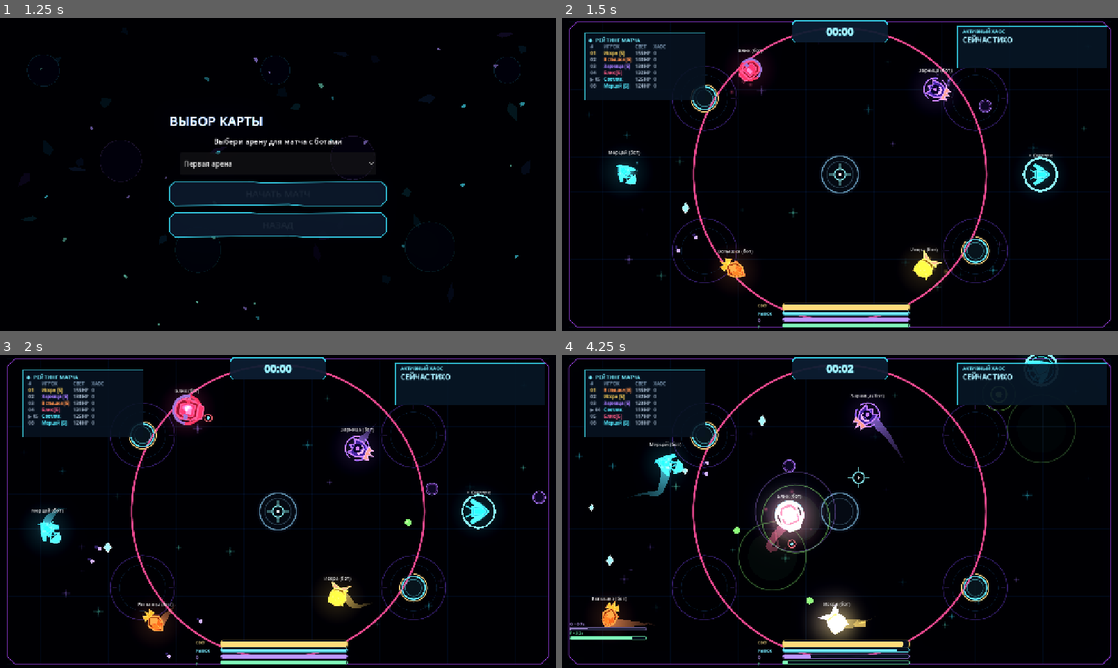
Above: before the commit, frames 1-4 (two rows, left to right).
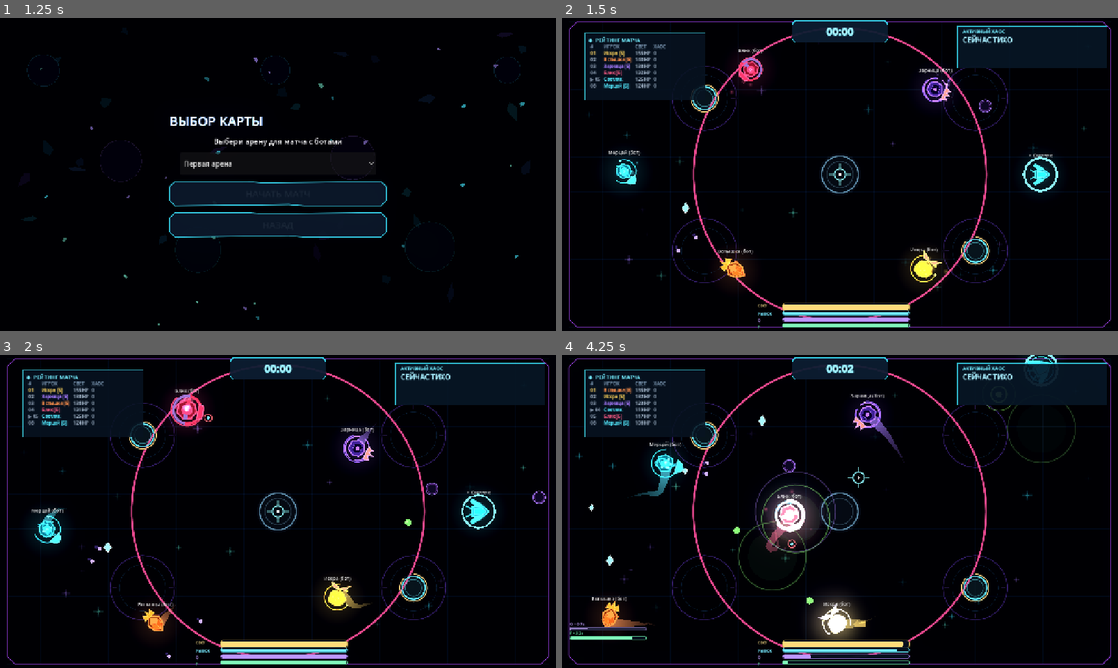
Above: after the commit, the same moments.

Repository: DvoreZZKy/svetobalamut
Game: Godot game, scene res://scenes/menu.tscn
Two runs of this game, one before a commit and one after it. Both use one fixed random seed, a clock stepped at 60 frames per second and the inputs below.
Inputs (mouse positions are in pixels of both pictures, inside the frame that each line leads up to):
- Up to frame 1 (1.25 s): click "Играть одному (с ботами)" at 0.5 s
- Up to frame 2 (1.5 s): click "НАЧАТЬ МАТЧ" at 1.25 s
- Up to frame 3 (2 s): no input
- Up to frame 4 (4.25 s): tap Enter (restart) at 2 s; move the mouse to (867, 511) at 2.02 s; hold W (up) from 2.03 s (still down); tap Q (ability) at 2.1 s; click (867, 511) at 2.17 s; move the mouse to (812, 511) at 2.77 s; tap Space (dash) at 2.85 s; move the mouse to (851, 505) at 3.52 s; tap F (extra_ability) at 3.6 s

Frame 1 is identical in both runs. In frame 2, 0.4% of the frame differs, in the area x 9-70%, y 12-85%; in frame 3, 0.6%, in the area x 6-67%, y 13-82%; in frame 4, 0.6%.

Commit message:
Remove overlapping legacy silhouettes and animate class cores

Diff:
--- a/scripts/vector_actor.gd
+++ b/scripts/vector_actor.gd
@@ -5,12 +5,18 @@
 var tint := Color("#54eaff")
 var outfit := 0
 var hat := 0
+var anim_time := 0.0
 
 func setup(p_kind: int, p_tint: Color, p_outfit: int, p_hat: int) -> void:
 	kind = maxi(0, p_kind)
 	tint = p_tint
 	outfit = posmod(p_outfit, 5)
 	hat = posmod(p_hat, 5)
+	queue_redraw()
+
+
+func _process(dt: float) -> void:
+	anim_time += dt
 	queue_redraw()
 
 
@@ -25,28 +31,39 @@
 func _draw() -> void:
 	var dark := tint.darkened(0.62)
 	var bright := tint.lightened(0.42)
-	match posmod(kind, 4):
-		0: # Светляк: крылья и короткое светящееся тело.
-			_shape([Vector2(-8,-4),Vector2(-23,-18),Vector2(-27,-14),Vector2(-17,5),Vector2(-7,8)], bright, bright, 2.5)
-			_shape([Vector2(8,-4),Vector2(23,-18),Vector2(27,-14),Vector2(17,5),Vector2(7,8)], bright, bright, 2.5)
-			_shape([Vector2(-10,-14),Vector2(10,-14),Vector2(13,8),Vector2(0,23),Vector2(-13,8)], dark, bright, 3.5)
-			_shape([Vector2(-7,-9),Vector2(7,-9),Vector2(8,8),Vector2(0,17),Vector2(-8,8)], tint, tint.lightened(0.7), 2.0)
-			draw_line(Vector2(-5,-14),Vector2(-12,-27),bright,3.0,true)
-			draw_line(Vector2(5,-14),Vector2(12,-27),bright,3.0,true)
-		1: # Капсула: широкий корпус и одно большое окно.
-			_shape([Vector2(-17,-22),Vector2(12,-22),Vector2(20,-12),Vector2(20,13),Vector2(10,24),Vector2(-10,24),Vector2(-20,13),Vector2(-20,-12)], dark, bright, 4.0)
-			_shape([Vector2(-12,-15),Vector2(12,-15),Vector2(14,3),Vector2(9,15),Vector2(-9,15),Vector2(-14,3)], tint, bright, 2.5)
-			_shape([Vector2(-8,-9),Vector2(8,-9),Vector2(8,1),Vector2(-8,1)], Color("#d9fbff"), Color("#d9fbff"), 1.0)
-		2: # Призрак: плавающий силуэт с гранёным низом.
-			_shape([Vector2(-19,17),Vector2(-20,-5),Vector2(-14,-20),Vector2(-7,-25),Vector2(7,-25),Vector2(14,-20),Vector2(20,-5),Vector2(19,17),Vector2(8,10),Vector2(0,20),Vector2(-8,10)], dark, bright, 3.5)
-			_shape([Vector2(-12,-10),Vector2(-5,-17),Vector2(5,-17),Vector2(12,-10),Vector2(10,1),Vector2(-10,1)], Color("#f5f1ff"), Color("#f5f1ff"), 1.0)
-			draw_line(Vector2(-7,7),Vector2(7,7),Color("#7557b9"),3.0,true)
-		3: # Кристалл: ромб с тремя крупными плоскостями.
-			_shape([Vector2(0,-28),Vector2(20,-9),Vector2(16,12),Vector2(0,28),Vector2(-16,12),Vector2(-20,-9)], dark, bright, 4.0)
-			_shape([Vector2(0,-21),Vector2(12,-8),Vector2(0,2),Vector2(-12,-8)], bright, bright, 1.0)
-			_shape([Vector2(-12,-5),Vector2(0,4),Vector2(0,21),Vector2(-13,10)], tint, bright, 1.5)
-			_shape([Vector2(12,-5),Vector2(13,10),Vector2(0,21),Vector2(0,4)], tint.darkened(0.2), bright, 1.5)
+	if kind < 4:
+		match posmod(kind, 4):
+			0: # Светляк: крылья и короткое светящееся тело.
+				_shape([Vector2(-8,-4),Vector2(-23,-18),Vector2(-27,-14),Vector2(-17,5),Vector2(-7,8)], bright, bright, 2.5)
+				_shape([Vector2(8,-4),Vector2(23,-18),Vector2(27,-14),Vector2(17,5),Vector2(7,8)], bright, bright, 2.5)
+				_shape([Vector2(-10,-14),Vector2(10,-14),Vector2(13,8),Vector2(0,23),Vector2(-13,8)], dark, bright, 3.5)
+				_shape([Vector2(-7,-9),Vector2(7,-9),Vector2(8,8),Vector2(0,17),Vector2(-8,8)], tint, tint.lightened(0.7), 2.0)
+				draw_line(Vector2(-5,-14),Vector2(-12,-27),bright,3.0,true)
+				draw_line(Vector2(5,-14),Vector2(12,-27),bright,3.0,true)
+			1: # Капсула: широкий корпус и одно большое окно.
+				_shape([Vector2(-17,-22),Vector2(12,-22),Vector2(20,-12),Vector2(20,13),Vector2(10,24),Vector2(-10,24),Vector2(-20,13),Vector2(-20,-12)], dark, bright, 4.0)
+				_shape([Vector2(-12,-15),Vector2(12,-15),Vector2(14,3),Vector2(9,15),Vector2(-9,15),Vector2(-14,3)], tint, bright, 2.5)
+				_shape([Vector2(-8,-9),Vector2(8,-9),Vector2(8,1),Vector2(-8,1)], Color("#d9fbff"), Color("#d9fbff"), 1.0)
+			2: # Призрак: плавающий силуэт с гранёным низом.
+				_shape([Vector2(-19,17),Vector2(-20,-5),Vector2(-14,-20),Vector2(-7,-25),Vector2(7,-25),Vector2(14,-20),Vector2(20,-5),Vector2(19,17),Vector2(8,10),Vector2(0,20),Vector2(-8,10)], dark, bright, 3.5)
+				_shape([Vector2(-12,-10),Vector2(-5,-17),Vector2(5,-17),Vector2(12,-10),Vector2(10,1),Vector2(-10,1)], Color("#f5f1ff"), Color("#f5f1ff"), 1.0)
+				draw_line(Vector2(-7,7),Vector2(7,7),Color("#7557b9"),3.0,true)
+			3: # Кристалл: ромб с тремя крупными плоскостями.
+				_shape([Vector2(0,-28),Vector2(20,-9),Vector2(16,12),Vector2(0,28),Vector2(-16,12),Vector2(-20,-9)], dark, bright, 4.0)
+				_shape([Vector2(0,-21),Vector2(12,-8),Vector2(0,2),Vector2(-12,-8)], bright, bright, 1.0)
+				_shape([Vector2(-12,-5),Vector2(0,4),Vector2(0,21),Vector2(-13,10)], tint, bright, 1.5)
+				_shape([Vector2(12,-5),Vector2(13,10),Vector2(0,21),Vector2(0,4)], tint.darkened(0.2), bright, 1.5)
 	if kind >= 4:
+		# Newer classes use their own animated core instead of reusing one of the four
+		# original silhouettes underneath their class-specific ornaments.
+		var core_pulse := 1.0 + 0.07 * sin(anim_time * 5.2 + float(kind))
+		_shape([Vector2(0, -20), Vector2(16, -12), Vector2(20, 5), Vector2(10, 20), Vector2(-10, 20), Vector2(-20, 5), Vector2(-16, -12)], dark, bright, 3.0)
+		draw_circle(Vector2.ZERO, 11.0 * core_pulse, tint.lightened(0.22))
+		draw_circle(Vector2.ZERO, 4.0 * core_pulse, Color.WHITE)
+		var orbit_angle := anim_time * (1.1 if kind % 2 == 0 else -1.1) + float(kind)
+		draw_arc(Vector2.ZERO, 32.0 + 2.0 * sin(anim_time * 3.0), orbit_angle, orbit_angle + PI * 1.35, 28, Color(bright, 0.82), 2.4, true)
+		var spark_pos := Vector2.from_angle(orbit_angle) * 32.0
+		draw_circle(spark_pos, 3.2, Color.WHITE)
 		var emblem_id := posmod(kind - 4, 15)
 		# Каждый новый класс получает собственный силуэтный декор и фактуру.
 		match emblem_id:
@@ -133,7 +150,7 @@
 			var yy := -10.0 + float(i) * 10.0
 			draw_line(Vector2(-5, yy), Vector2(5, yy), Color(bright, 0.72), 1.4, true)
 
-	if outfit > 0:
+	if outfit > 0 and kind < 4:
 		var cloth: Color = [Color("#26334f"), Color("#f4d35e"), Color("#3ddc97"), Color("#f05d9b"), Color("#d6e4ff")][outfit]
 		match posmod(kind, 4):
 			0: _shape([Vector2(-7,-3),Vector2(7,-3),Vector2(5,10),Vector2(0,15),Vector2(-5,10)], cloth, cloth.lightened(0.35), 2.0)
